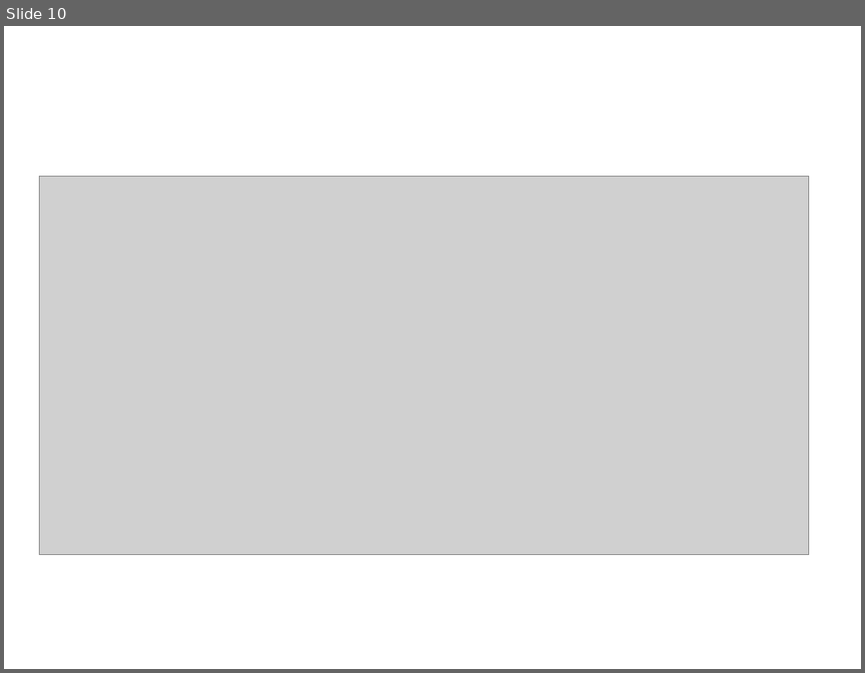
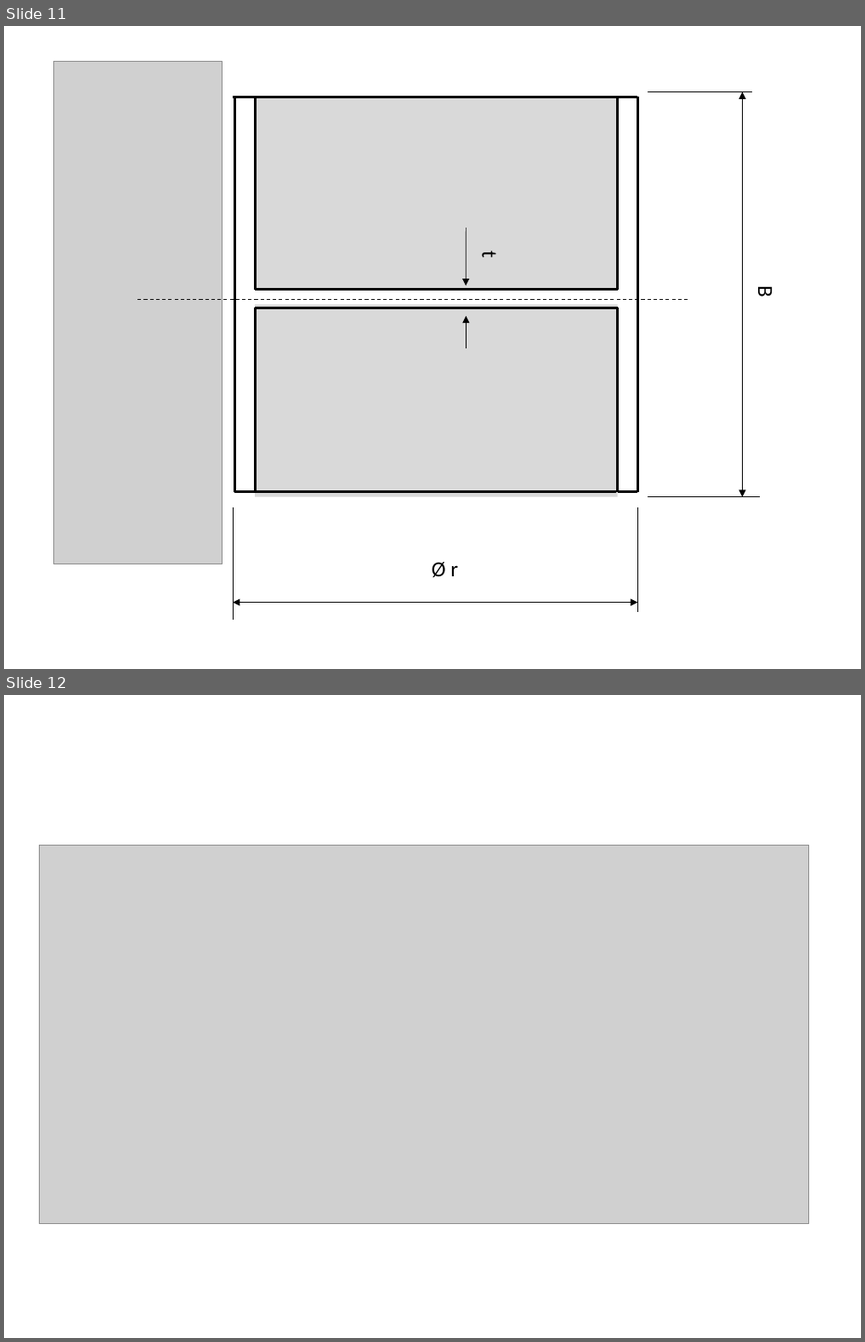
Before and after one commit to AlejandroValverde/latex, a slide deck: figures/figures.pptx. Shown one above the other, each under a label of ours: slide 10 before the commit, slides 11 and 12 after it. The pictures are 865x673 and 865x1342 pixels, drawn with LibreOffice and Linux fonts; fonts in the diff are those of the drawing; grey boxes stand for pictures. Boxes give left, top, right and bottom in pixels: in the first picture for what was removed or moved away, otherwise in the second. Text is boxed around its words. In the diff, an @@ line names an element or a change of style, - is before the commit and + after.

```diff
--- a/figures/figures.pptx
+++ b/figures/figures.pptx
@@ slide 11 added at bbox=[4, 26, 861, 669], background #FFFFFF @@
@@ group added at bbox=[53, 62, 778, 620]: 19 lines, 3 texts, 2 rectangles, 2 double arrows, 2 arrows, 1 picture @@
+t
+Ø r
+B
@@ what was slide 10 is now slide 12 @@
```
Also in this commit, not shown: 2 other slides added, 1 slide removed, 8 other files.
